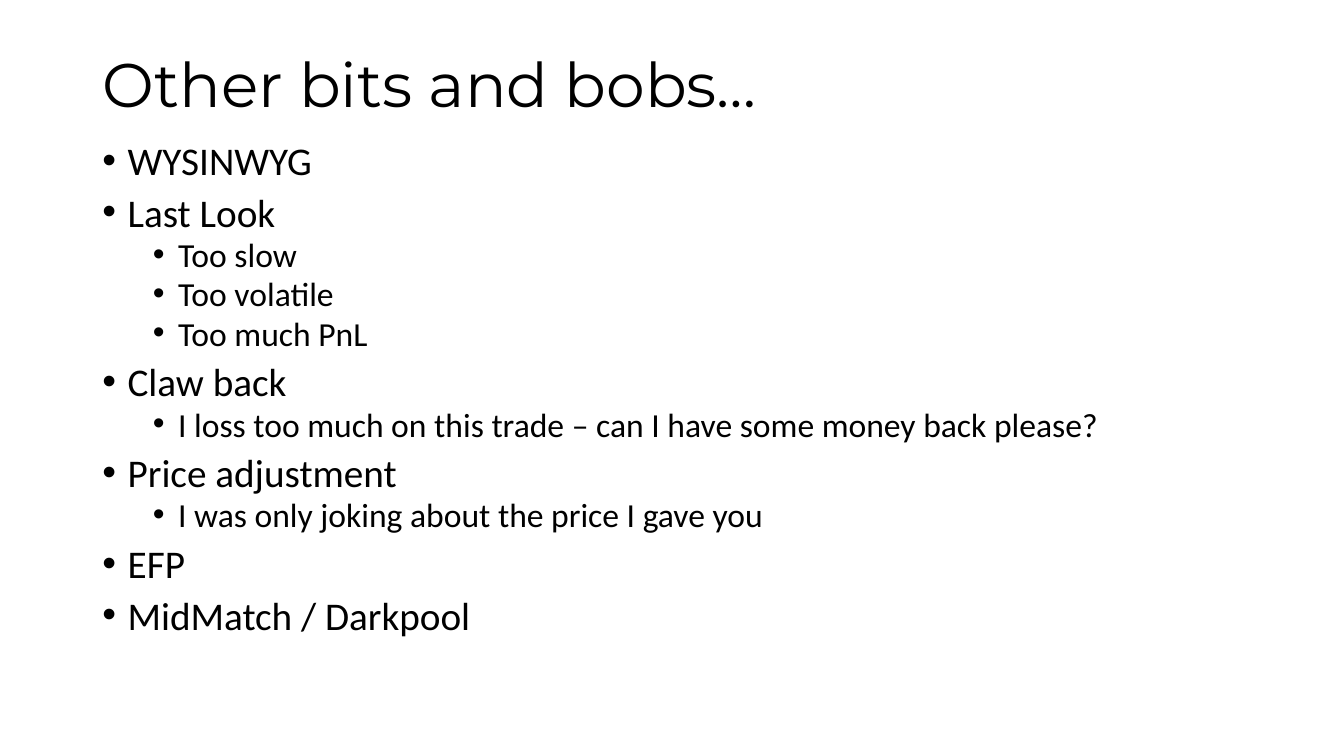
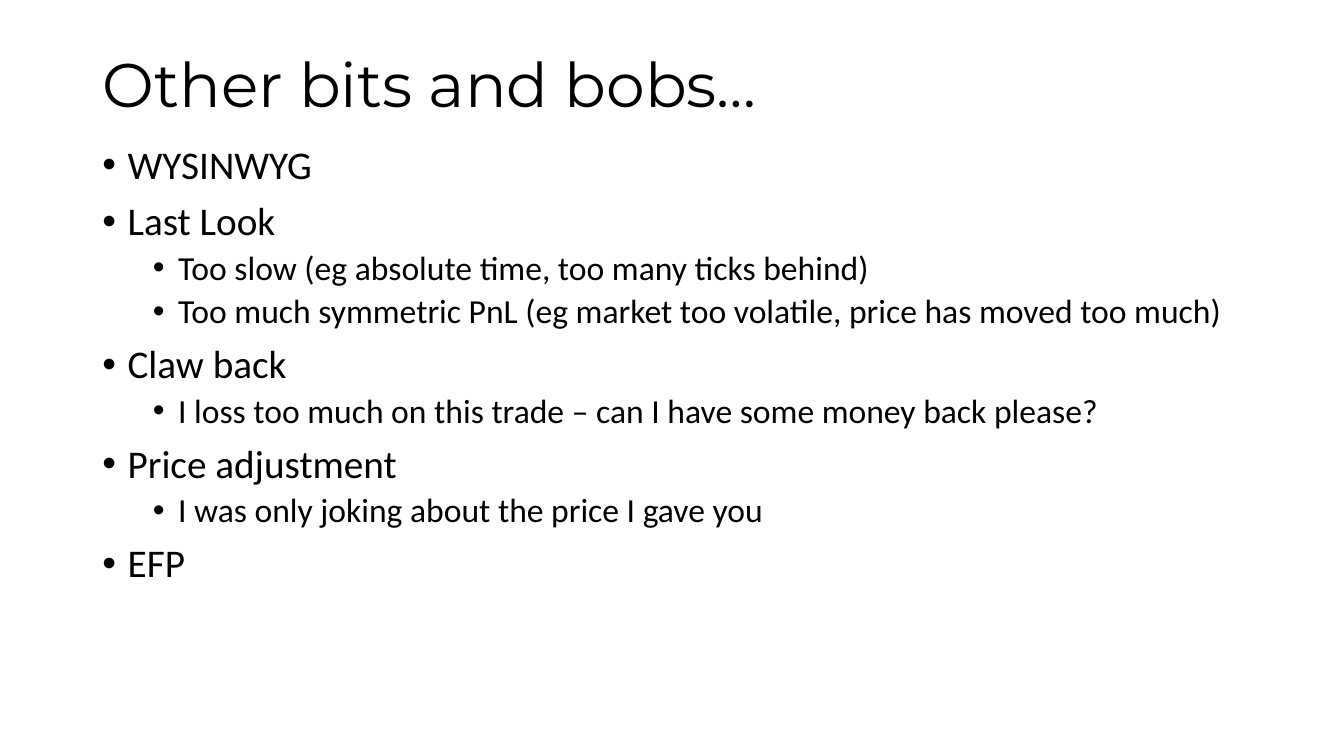
Before and after one commit to maatt4code/PicsAndStuff, a slide deck: slide 25 of Presentation/FXMM.pptx. Drawn at 1344x756 pixels with LibreOffice and Linux fonts; fonts in the diff are those of the drawing. Boxes give left, top, right and bottom in pixels: in the first picture for what was removed or moved away, otherwise in the second. Text is boxed around its words. In the diff, an @@ line names an element or a change of style, - is before the commit and + after.

```diff
--- a/Presentation/FXMM.pptx
+++ b/Presentation/FXMM.pptx
@@ text at box(128, 153, 1098, 577): line spacing 0.8 to 0.9 @@
@@ text at box(178, 255, 1220, 329): text changed @@
-  • Too slow
-  • Too volatile
-  • Too much PnL
+  • Too slow (eg absolute time, too many ticks behind)
+  • Too much symmetric PnL (eg market too volatile, price has moved too much)
@@ text at box(128, 602, 470, 637): paragraph removed @@
-• MidMatch / Darkpool
```
Also in this commit, not shown: 5 other slides changed, 2 other files.
